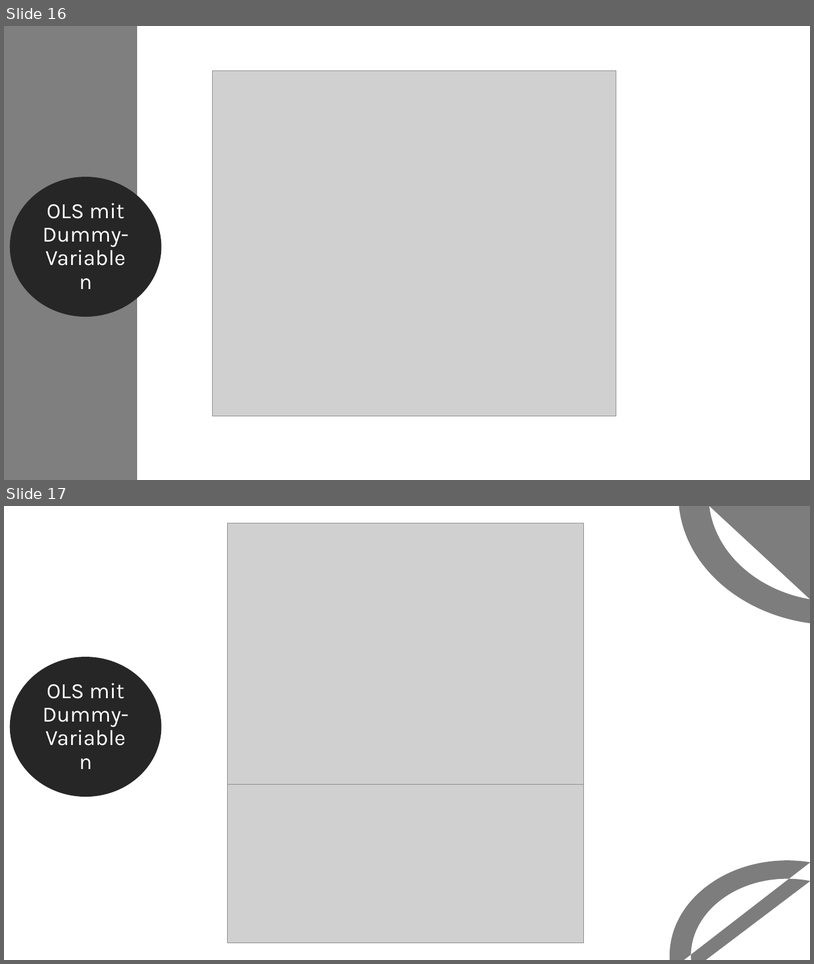
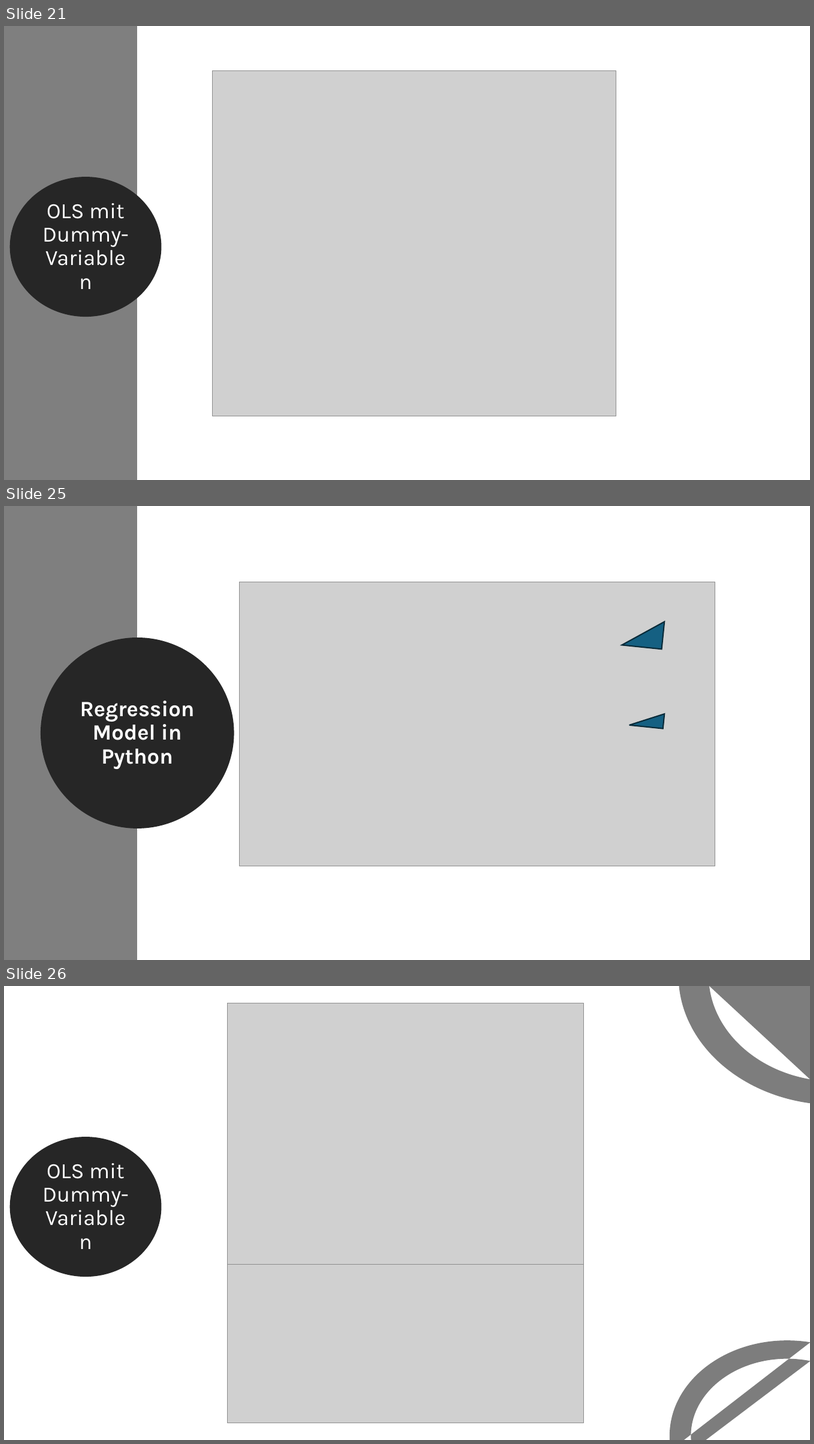
Before and after one commit to ApeXLgross/Stats2_project_PP, a slide deck: Statistk2.pptx. Shown one above the other, each under a label of ours: slides 16 and 17 before the commit, slides 21, 25 and 26 after it; the slides between them are not shown. The pictures are 814x964 and 814x1444 pixels, drawn with LibreOffice and Linux fonts; fonts in the diff are those of the drawing; grey boxes stand for pictures. Boxes give left, top, right and bottom in pixels: in the first picture for what was removed or moved away, otherwise in the second. Text is boxed around its words. In the diff, an @@ line names an element or a change of style, - is before the commit and + after.

```diff
--- a/Statistk2.pptx
+++ b/Statistk2.pptx
@@ slide 25 added at [4,506,810,960], background #FFFFFF @@
@@ rectangle added at [4,506,137,960], fill #7F7F7F @@
@@ picture added at [240,582,716,866] @@
@@ right triangle added at [622,618,665,649], fill #156082, outline #092A39 1.5 pt @@
@@ ellipse added at [47,643,228,822], fill #262626, outline #262626 13.75 pt, 26 pt, text #FFFFFF, bold @@
+Regression Model in Python
@@ right triangle added at [630,711,665,729], fill #156082, outline #092A39 1.5 pt @@
@@ what was slide 16 is now slide 21 @@
@@ what was slide 17 is now slide 26 @@
```
Also in this commit, not shown: 6 slides changed, 12 other slides added, 3 slides removed.
